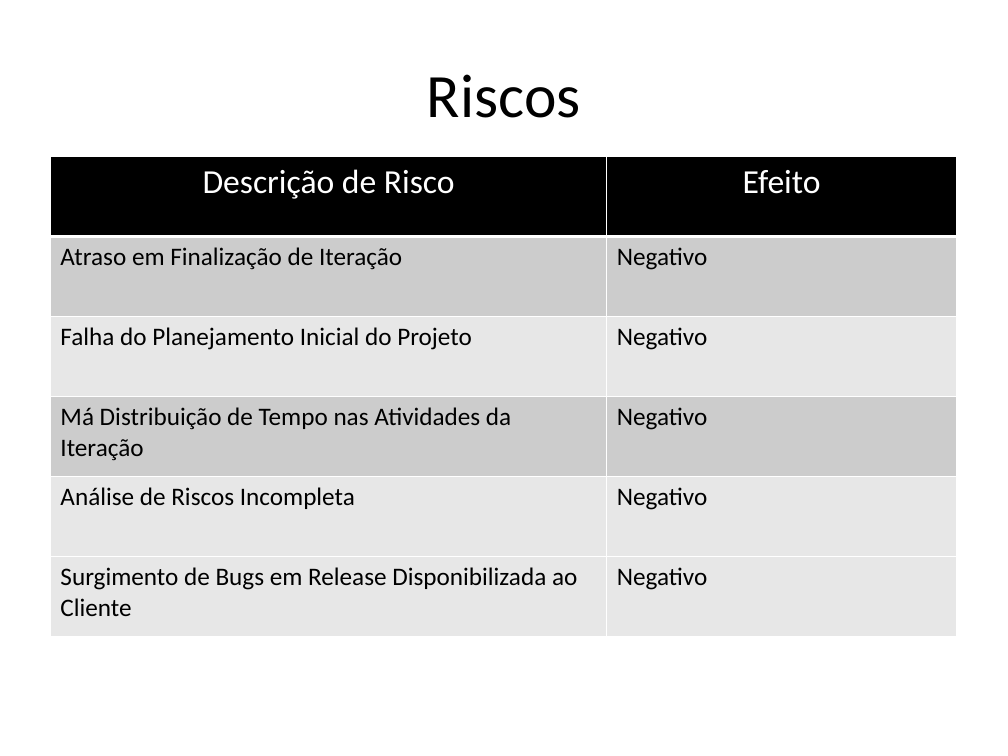
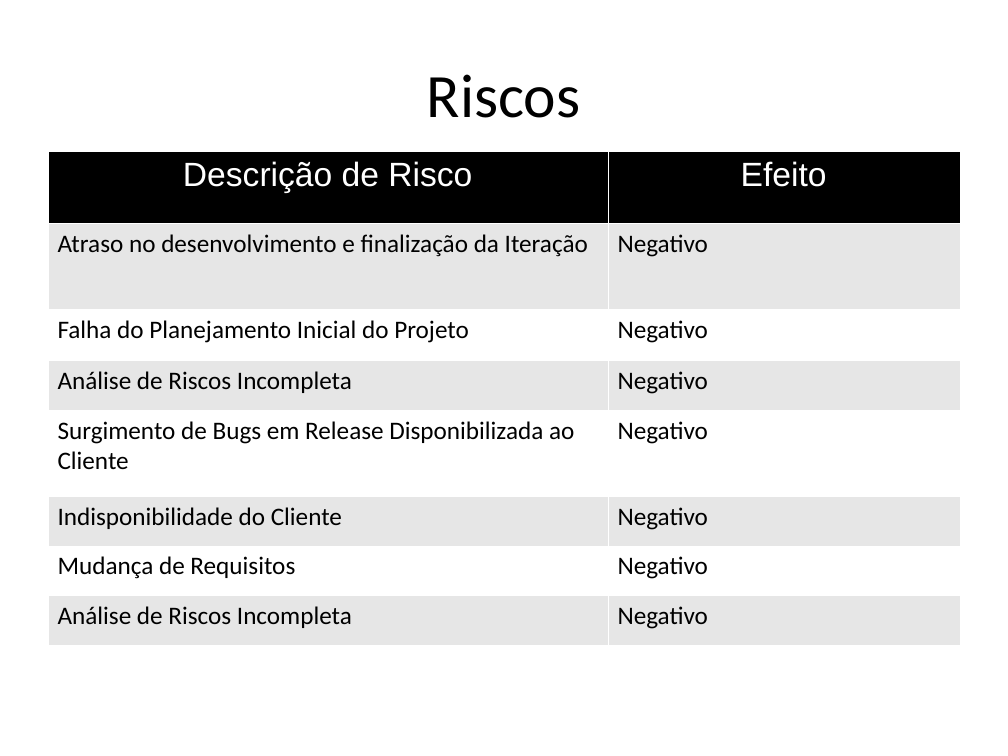
Before and after one commit to AjudeMais/ajudeMais-Projeto, a slide deck: slide 14 of Projeto-AjudeMais/000-Gerência de Projeto/PPJ-Plano de Projeto.pptx. Drawn at 1008x756 pixels with LibreOffice and Linux fonts; fonts in the diff are those of the drawing. Boxes give left, top, right and bottom in pixels: in the first picture for what was removed or moved away, otherwise in the second. Text is boxed around its words. In the diff, an @@ line names an element or a change of style, - is before the commit and + after.

Commit message:
correções doc de risco

```diff
--- a/Projeto-AjudeMais/000-Gerência de Projeto/PPJ-Plano de Projeto.pptx
+++ b/Projeto-AjudeMais/000-Gerência de Projeto/PPJ-Plano de Projeto.pptx
@@ table at (47,151,960,675) @@
-row 2, column 1: Atraso em Finalização de Iteração
+row 2, column 1: Atraso no desenvolvimento e finalização da Iteração
-row 4: Má Distribuição de Tempo nas Atividades da Iteração | Negativo
+row 6: Indisponibilidade do Cliente | Negativo
+row 7: Mudança de Requisitos | Negativo
+row 8: Análise de Riscos Incompleta | Negativo
@@ table: place and size @@
-table at (50,156,957,636)
+table at (47,151,960,675)
```
Also in this commit, not shown: 2 other slides changed, 1 other file.
